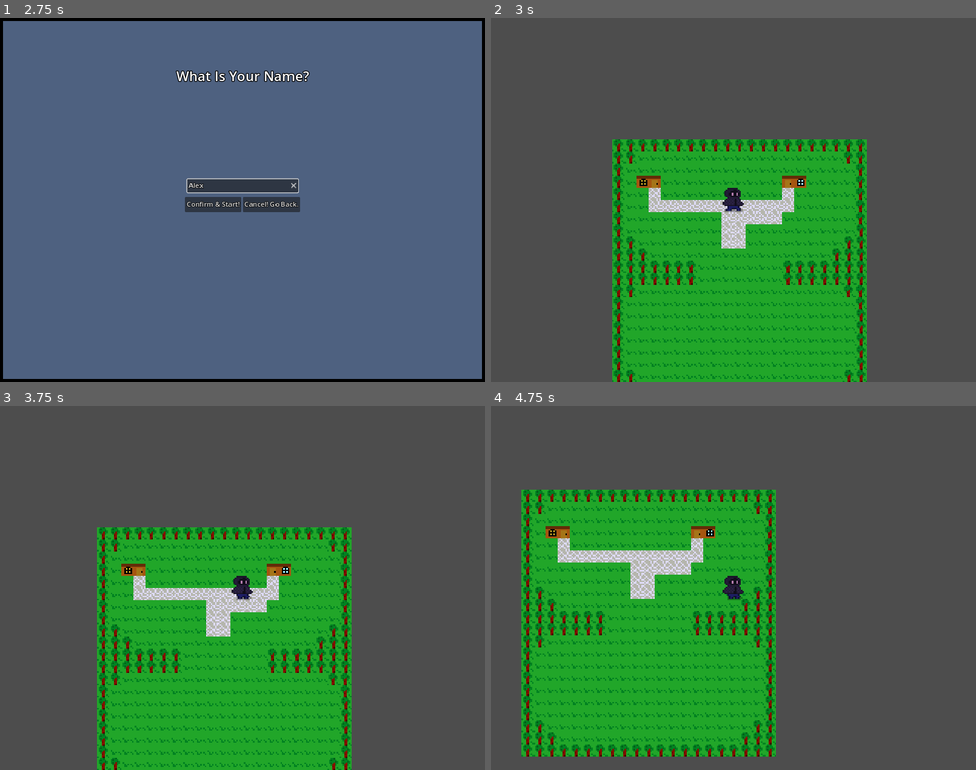
Above: before the commit, frames 1-4 (two rows, left to right).
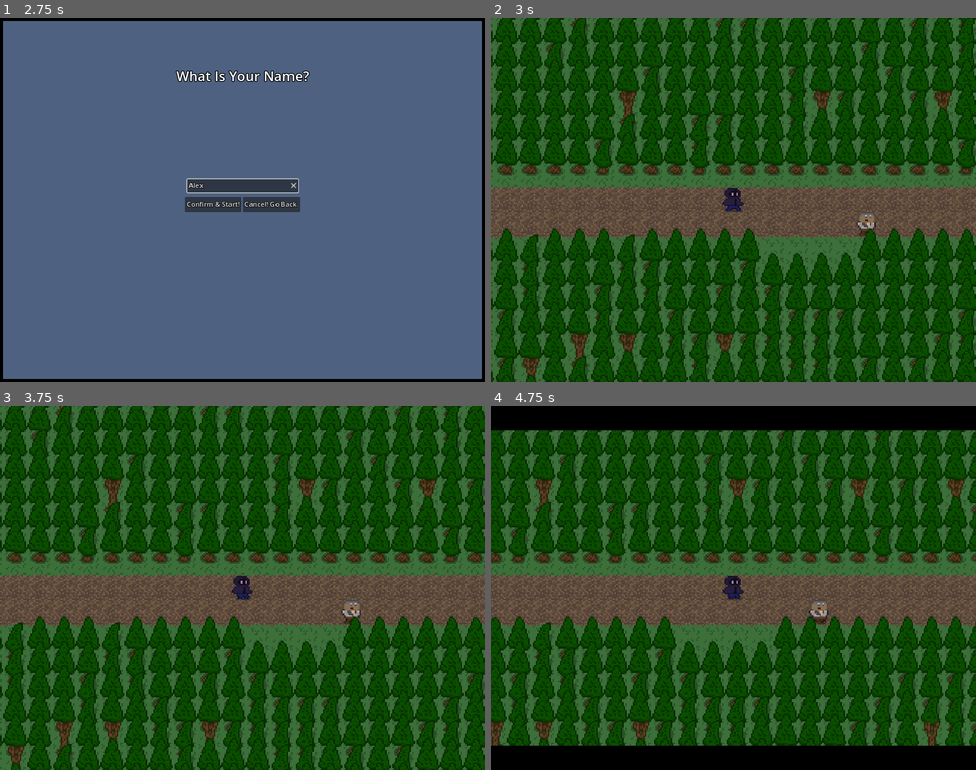
Above: after the commit, the same moments.

Repository: 123outerme/Shards-of-Grandeur
Game: Godot game, scene res://GameScenes/MainMenu.tscn
The game is run twice, just before and just after one commit, with the same random seed, the same clock (stepped at 60 frames per second) and the same inputs.
Inputs (mouse positions are in pixels of both pictures, inside the frame that each line leads up to):
- Up to frame 1 (2.75 s): click "New Game" at 0.5 s; click (242, 185) at 1.27 s; type "Alex" at 1.35 s; click "New Game" at 2 s
- Up to frame 2 (3 s): click "Confirm & Start!" at 2.75 s
- Up to frame 3 (3.75 s): tap Enter at 3.5 s; hold D (move_right) from 3.53 s (still down); hold F (game_decline) from 3.53 s (still down)
- Up to frame 4 (4.75 s): tap Space (game_interact) at 3.8, 4.35 s; release D (move_right) at 4.28 s; release F (game_decline) at 4.28 s; hold S (move_down) from 4.28 s (still down); tap F (game_decline) at 4.55 s

Frame 1 is identical in both runs. In frame 2, 95% of the frame differs, in the area x 0-100%, y 0-100%; in frame 3, 95%; in frame 4, 95%.

Commit message:
Added cutscene textbox not pausing cutscene execution

Diff:
--- a/GameData/animations/test_cutscene.tres
+++ b/GameData/animations/test_cutscene.tres
@@ -42,6 +42,7 @@
 actorAnims = Array[ExtResource("1_afvla")]([SubResource("Resource_dfqhc"), SubResource("Resource_dcmi4")])
 endTextBoxSpeaker = ""
 endTextBoxTexts = Array[String]([])
+endTextBoxPauses = true
 
 [sub_resource type="Resource" id="Resource_q533s"]
 script = ExtResource("1_afvla")
@@ -71,8 +72,48 @@
 actorAnims = Array[ExtResource("1_afvla")]([SubResource("Resource_q533s"), SubResource("Resource_3xufq")])
 endTextBoxSpeaker = "@"
 endTextBoxTexts = Array[String](["Wow... how peaceful is it right now."])
+endTextBoxPauses = false
+
+[sub_resource type="Resource" id="Resource_urcm0"]
+script = ExtResource("1_afvla")
+actorTreePath = ""
+isPlayer = true
+animation = "walk"
+
+[sub_resource type="Resource" id="Resource_gyx6e"]
+script = ExtResource("1_kii5j")
+value = Vector2(-50, 0)
+actorTreePath = ""
+isPlayer = true
+propertyName = "position"
+easeType = 2
+transitionType = 0
+
+[sub_resource type="Resource" id="Resource_sve60"]
+script = ExtResource("1_bnuw6")
+frameLength = 2.0
+actorTweens = Array[Resource("res://Scripts/Cutscenes/ActorTween.gd")]([SubResource("Resource_gyx6e")])
+actorAnims = Array[ExtResource("1_afvla")]([SubResource("Resource_urcm0")])
+endTextBoxSpeaker = ""
+endTextBoxTexts = Array[String]([])
+endTextBoxPauses = false
+
+[sub_resource type="Resource" id="Resource_qee1y"]
+script = ExtResource("1_afvla")
+actorTreePath = ""
+isPlayer = true
+animation = "stand"
+
+[sub_resource type="Resource" id="Resource_6w6yd"]
+script = ExtResource("1_bnuw6")
+frameLength = 0.1
+actorTweens = Array[Resource("res://Scripts/Cutscenes/ActorTween.gd")]([])
+actorAnims = Array[ExtResource("1_afvla")]([SubResource("Resource_qee1y")])
+endTextBoxSpeaker = ""
+endTextBoxTexts = Array[String]([])
+endTextBoxPauses = false
 
 [resource]
 script = ExtResource("2_fxk8v")
-cutsceneFrames = Array[ExtResource("1_bnuw6")]([SubResource("Resource_7qcm0"), SubResource("Resource_jb8fe")])
+cutsceneFrames = Array[ExtResource("1_bnuw6")]([SubResource("Resource_7qcm0"), SubResource("Resource_jb8fe"), SubResource("Resource_sve60"), SubResource("Resource_6w6yd")])
 saveName = "test_cutscene"
--- a/Prefabs/Entities/Player.tscn
+++ b/Prefabs/Entities/Player.tscn
@@ -47,7 +47,7 @@
 grow_vertical = 2
 
 [node name="ColorRect" type="ColorRect" parent="Camera/Letterbox"]
-custom_minimum_size = Vector2(0, 8)
+custom_minimum_size = Vector2(0, 16)
 layout_mode = 1
 anchors_preset = 10
 anchor_right = 1.0
@@ -55,7 +55,7 @@
 color = Color(0, 0, 0, 1)
 
 [node name="ColorRect2" type="ColorRect" parent="Camera/Letterbox"]
-custom_minimum_size = Vector2(0, 8)
+custom_minimum_size = Vector2(0, 16)
 layout_mode = 1
 anchors_preset = 12
 anchor_top = 1.0
--- a/Scripts/Cutscenes/CutsceneFrame.gd
+++ b/Scripts/Cutscenes/CutsceneFrame.gd
@@ -6,6 +6,7 @@
 @export var actorAnims: Array[ActorSpriteAnim] = []
 @export var endTextBoxSpeaker: String = ''
 @export var endTextBoxTexts: Array[String] = []
+@export var endTextBoxPauses: bool = true
 var endTextTriggered: bool = false
 
 func _init(
@@ -13,13 +14,15 @@
 	i_actorTweens: Array[ActorTween] = [],
 	i_actorAnims: Array[ActorSpriteAnim] = [],
 	i_endTextSpeaker = '',
-	i_endTexts: Array[String] = []
+	i_endTexts: Array[String] = [],
+	i_endTextPauses = true
 ):
 	frameLength = i_frameLength
 	actorTweens = i_actorTweens
 	actorAnims = i_actorAnims
 	endTextBoxSpeaker = i_endTextSpeaker
 	endTextBoxTexts = i_endTexts
+	endTextBoxPauses = i_endTextPauses
 	endTextTriggered = false
 
 func get_text_was_triggered() -> bool:
--- a/Scripts/Cutscenes/CutsceneTrigger.gd
+++ b/Scripts/Cutscenes/CutsceneTrigger.gd
@@ -23,14 +23,15 @@
 
 		var frame: CutsceneFrame = cutscene.get_keyframe_at_time(timer)
 
-		if PlayerFinder.player.is_in_dialogue():
+		if PlayerFinder.player.is_in_dialogue() and lastFrame != null and lastFrame.endTextBoxPauses:
 			return
 
 		if lastFrame != null and frame != lastFrame and lastFrame.endTextBoxTexts != null \
 				and len(lastFrame.endTextBoxTexts) > 0 and not lastFrame.get_text_was_triggered():
 			PlayerFinder.player.set_cutscene_texts(lastFrame.endTextBoxTexts, lastFrame.endTextBoxSpeaker)
 			lastFrame.set_text_was_triggered()
-			return
+			if lastFrame.endTextBoxPauses:
+				return
 
 		if frame == null: # end of cutscene
 			end_cutscene()
@@ -92,9 +93,13 @@
 
 func end_cutscene():
 	SceneLoader.unpause_autonomous_movers()
+	if PlayerFinder.player.is_in_dialogue():
+		PlayerFinder.player.inCutscene = false # be considered not in a cutscene anymore
+		PlayerFinder.player.disableMovement = true # still disable movement until text box closes
+	else:
+		PlayerFinder.player.show_letterbox(false) # otherwise hide the letterboxes and be not in cutscene
 	disabled = true
 	playing = false
-	PlayerFinder.player.show_letterbox(false)
 	queue_free() # delete self
 
 func _on_area_entered(area):
--- a/Scripts/Player/PlayerController.gd
+++ b/Scripts/Player/PlayerController.gd
@@ -31,7 +31,6 @@
 			pass #SceneLoader.pause_autonomous_movers() # or unpause
 		# todo open pause menu
 
-
 	if event.is_action_pressed("game_stats"):
 		statsPanel.stats = PlayerResources.playerInfo.stats
 		statsPanel.curHp = PlayerResources.playerInfo.combatant.currentHp
@@ -46,7 +45,7 @@
 		npcTalkBtns.visible = (not statsPanel.visible) and PlayerResources.playerInfo.talkBtnsVisible
 
 	if (event.is_action_pressed("game_interact") or event.is_action_pressed("game_decline")) \
-			and (talkNPC != null or pickedUpItem != null or (inCutscene and len(cutsceneTexts) > 0)):
+			and (talkNPC != null or pickedUpItem != null or len(cutsceneTexts) > 0):
 		if textBox.is_textbox_complete():
 			advance_dialogue(event.is_action_pressed("game_interact"))
 		else:
@@ -132,7 +131,7 @@
 	elif pickedUpItem != null:
 		pickedUpItem.savedTextIdx += 1
 		put_pick_up_text()
-	elif inCutscene and len(cutsceneTexts) > 0:
+	elif len(cutsceneTexts) > 0:
 		cutsceneTextBoxIndex += 1
 		if cutsceneTextBoxIndex < len(cutsceneTexts):
 			textBox.set_textbox_text(cutsceneTexts[cutsceneTextBoxIndex], cutsceneSpeaker)
@@ -140,6 +139,9 @@
 			cutsceneTextBoxIndex = 0
 			cutsceneTexts = []
 			textBox.hide_textbox()
+			if not inCutscene: # cutscene is over now (ended while text box was still open)
+				disableMovement = false # re-enable movement
+				show_letterbox(false) # disable letterbox
 
 func is_in_dialogue() -> bool:
 	return textBox.visible
--- a/Scripts/Player/PlayerInfo.gd
+++ b/Scripts/Player/PlayerInfo.gd
@@ -2,10 +2,10 @@
 class_name PlayerInfo
 
 @export_category("PlayerInfo: Location")
-@export var position: Vector2
+@export var position: Vector2 = Vector2(-50, 0)
 @export var flipH: bool = false
 @export var disableMovement: bool = false
-@export var map: String = "TestMap1"
+@export var map: String = "IntroMap"
 @export var inUnderworld: bool
 @export var underworldMap: String
 @export var underworldDepth: int
@@ -34,11 +34,11 @@
 var save_file = "playerinfo.tres"
 
 func _init(
-	i_map = "TestMap1",
+	i_map = "IntroMap",
 	i_inUnderworld = false,
 	i_underworldMap = "",
 	i_underworldDepth = 0,
-	i_savedPosition = Vector2(),
+	i_savedPosition = Vector2(-50,0),
 	i_flipH = false,
 	i_scene = "Overworld",
 	i_stats = (load("res://GameData/Combatants/player.tres") as Combatant).stats.copy(),
Not shown: 1 places in GameData/animations/test_cutscene.tres that only renumber resources
